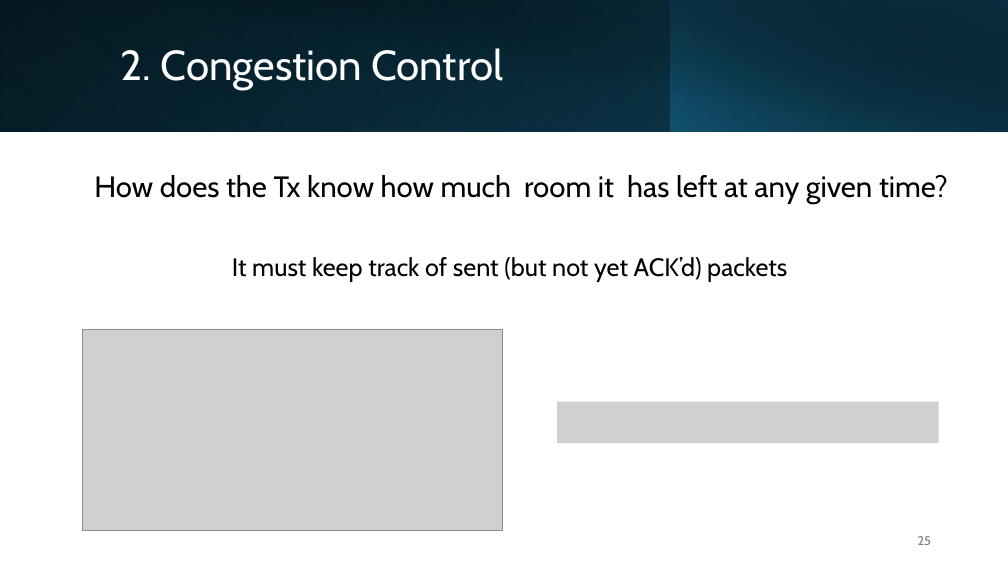
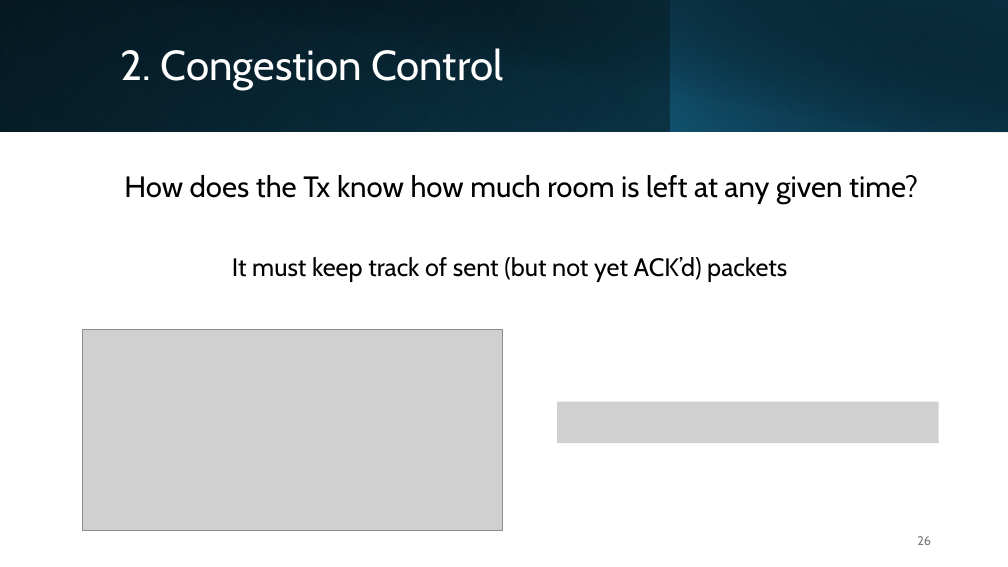
Before and after one commit to michaelgalle/ComputerNetworks, a slide deck: slide 26 of Introduction to Networks - TCP congestion - slides.pptx (slide 25 before the commit). Drawn at 1008x567 pixels with LibreOffice and Linux fonts; fonts in the diff are those of the drawing; grey boxes stand for pictures. Boxes give left, top, right and bottom in pixels: in the first picture for what was removed or moved away, otherwise in the second. Text is boxed around its words. In the diff, an @@ line names an element or a change of style, - is before the commit and + after.

```diff
--- a/Introduction to Networks - TCP congestion - slides.pptx
+++ b/Introduction to Networks - TCP congestion - slides.pptx
@@ text at (x1=124, y1=175, x2=918, y2=204): text changed @@
-How does the Tx know how much room it has left at any given time?
+How does the Tx know how much room is left at any given time?
@@ page number at (x1=917, y1=536, x2=931, y2=545): text changed @@
-25
+26
```
Also in this commit, not shown: 15 other slides changed, 1 slide added, 1 other file.
